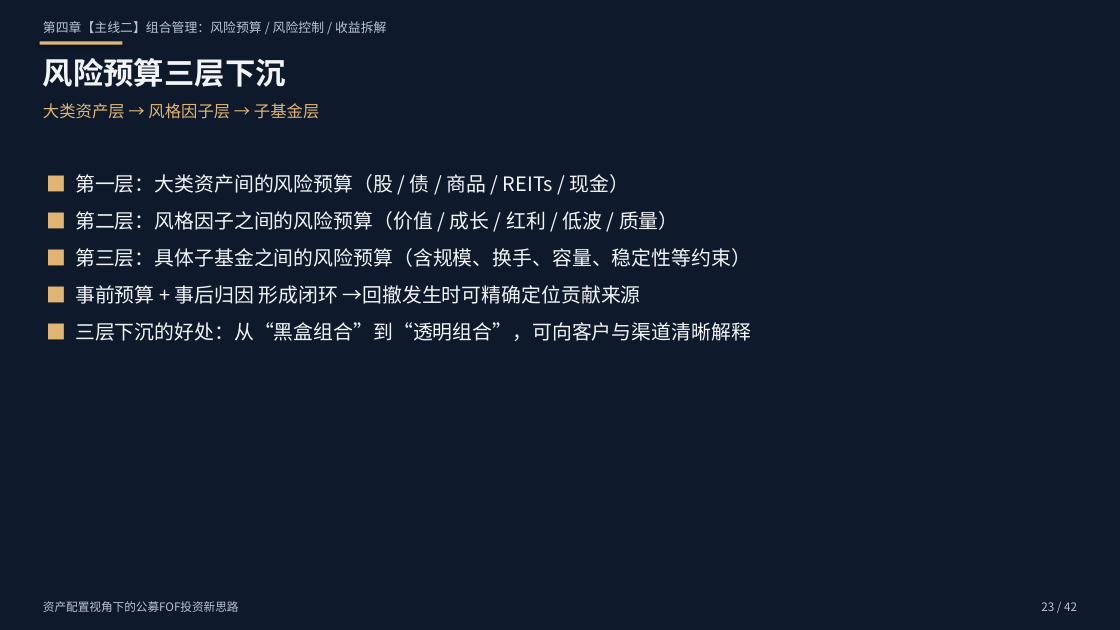
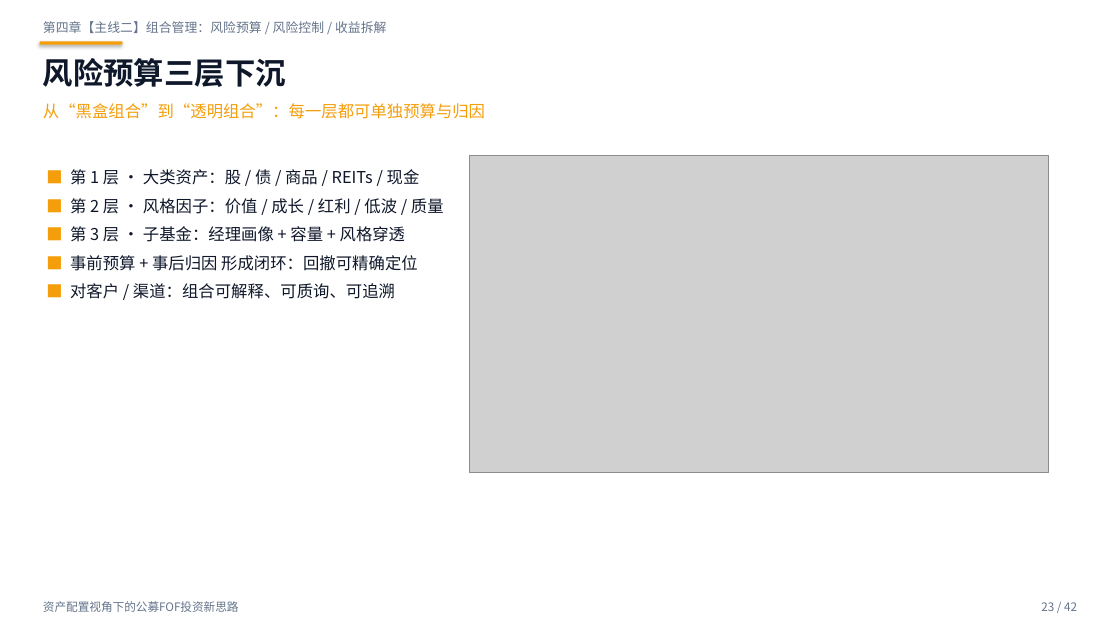
Before and after one commit to xuchendu-web/GGSDDU, a slide deck: slide 23 of output/FOF资产配置新思路.pptx. Drawn at 1120x630 pixels with LibreOffice and Linux fonts; fonts in the diff are those of the drawing; grey boxes stand for pictures. Boxes give left, top, right and bottom in pixels: in the first picture for what was removed or moved away, otherwise in the second. Text is boxed around its words. In the diff, an @@ line names an element or a change of style, - is before the commit and + after.

```diff
--- a/output/FOF资产配置新思路.pptx
+++ b/output/FOF资产配置新思路.pptx
@@ rectangle at box(0, 0, 1120, 630): fill #0E1A2B to #FFFFFF @@
@@ text "风险预算三层下沉" at box(43, 58, 286, 87): text colour #F2F4F7 to #0F172A @@
@@ rectangle at box(39, 41, 122, 45): fill #E0B574 to #F59E0B @@
@@ text at box(43, 103, 485, 119): text changed; text colour #E0B574 to #F59E0B @@
-大类资产层 → 风格因子层 → 子基金层
+从“黑盒组合”到“透明组合”：每一层都可单独预算与归因
@@ text at box(70, 169, 444, 299): text changed; size 17 to 14 pt; text colour #F2F4F7 to #0F172A @@
-■ 第一层：大类资产间的风险预算（股 / 债 / 商品 / REITs / 现金）
-■ 第二层：风格因子之间的风险预算（价值 / 成长 / 红利 / 低波 / 质量）
-■ 第三层：具体子基金之间的风险预算（含规模、换手、容量、稳定性等约束）
-■ 事前预算 + 事后归因 形成闭环 →回撤发生时可精确定位贡献来源
-■ 三层下沉的好处：从“黑盒组合”到“透明组合”，可向客户与渠道清晰解释
+■ 第 1 层 · 大类资产：股 / 债 / 商品 / REITs / 现金
+■ 第 2 层 · 风格因子：价值 / 成长 / 红利 / 低波 / 质量
+■ 第 3 层 · 子基金：经理画像 + 容量 + 风格穿透
+■ 事前预算 + 事后归因 形成闭环：回撤可精确定位
+■ 对客户 / 渠道：组合可解释、可质询、可追溯
@@ picture added at box(470, 155, 1049, 473) @@
@@ text colour #B6C4D6 to #64748B in 3 elements at box(43, 21, 386, 33), box(43, 601, 239, 612), box(1041, 602, 1077, 611) @@
```
Also in this commit, not shown: 41 other slides changed, 30 other files.
